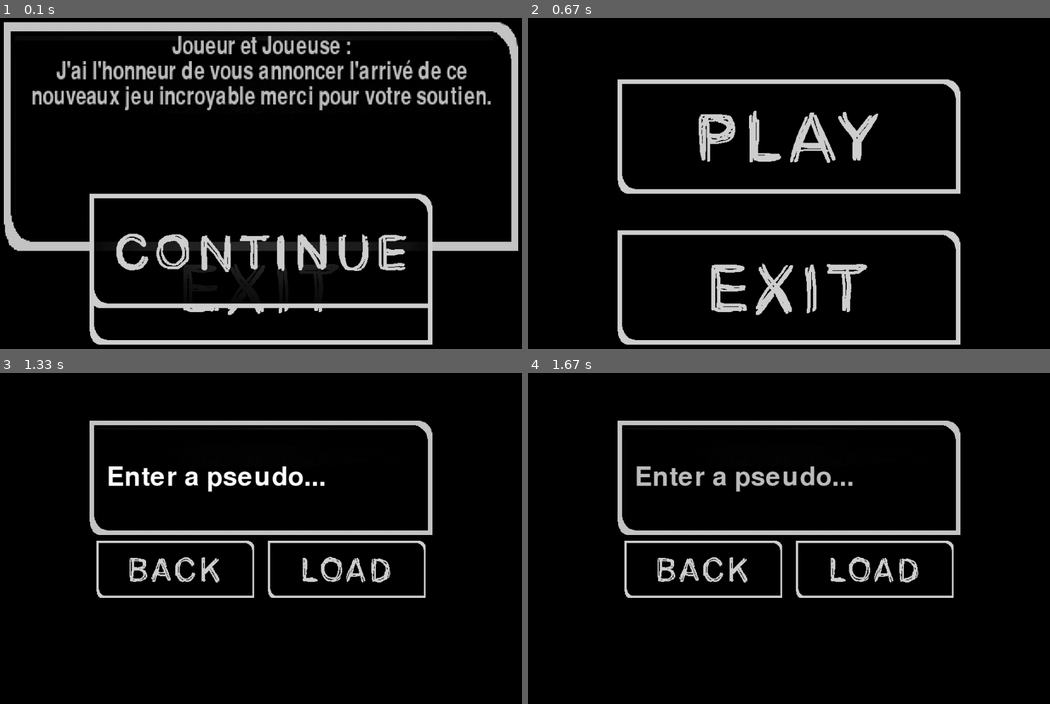
Above: before the commit, frames 1-4 (two rows, left to right).
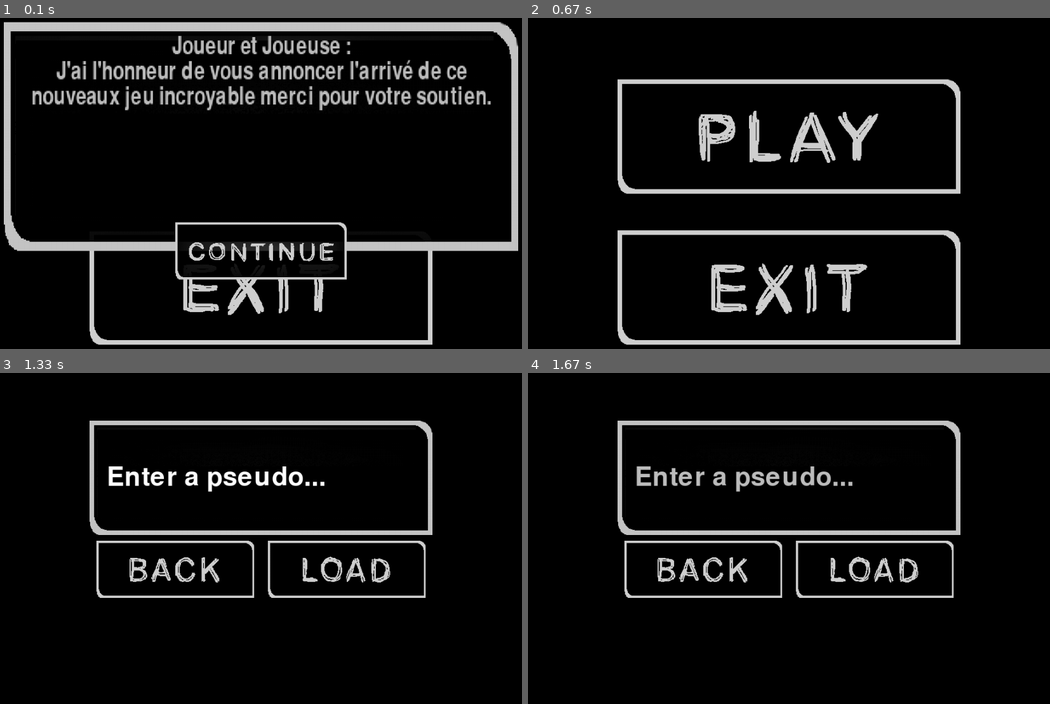
Above: after the commit, the same moments.

Repository: P4UL-M/Peer2peer-Pygame
Game: pygame game, started from main.py
The game is run twice, just before and just after one commit, with the same random seed, the same clock (stepped at 60 frames per second) and the same inputs.
Inputs (mouse positions are in pixels of both pictures, inside the frame that each line leads up to):
- Up to frame 1 (0.1 s): no input
- Up to frame 2 (0.67 s): click (768, 233) at 0.38 s
- Up to frame 3 (1.33 s): click (261, 492) at 0.72 s; press the mouse at (261, 478) at 1.03 s; move the mouse to (203, 485) at 1.13 s; release the mouse at (140, 495) at 1.27 s
- Up to frame 4 (1.67 s): press the mouse at (872, 568) at 1.37 s; move the mouse to (809, 495) at 1.47 s; release the mouse at (742, 419) at 1.6 s

The runs differ from the first frame. In frame 1, 6.7% of the frame differs, in the area x 17-83%, y 52-88%; in frame 2, nothing differs; in frame 3, nothing differs; in frame 4, nothing differs.

Commit message:
set_position with parent fix

Diff:
--- a/lib/pygame_menu.py
+++ b/lib/pygame_menu.py
@@ -66,23 +66,35 @@
         except FileNotFoundError:
             print("Your image doesn't seems to exist")
 
-    def set_position(self,pos:Vector2,TopLeft=False):
+    def set_position(self,pos:Vector2,TopLeft=False,parent=None):
         """
         attribue les valeur du vecteur à la position de l'image, si les valeur sont en float alors elle sont considérer comme un multiplicateur
         """
         x,y = None,None
         if TopLeft:
             if type(pos.x)==float:
-                x = int(_window.screen.get_width()*pos.x)
+                if parent:
+                    x = int(parent.surface.get_width()*pos.x) + parent.position.x
+                else:
+                    x = int(_window.screen.get_width()*pos.x)
             if type(pos.y)==float:
-                y = int(_window.screen.get_height()*pos.y)
-        else:
-            x = pos.x - self.surface.get_width()/2
-            y = pos.y - self.surface.get_height()/2
+                if parent:
+                    y = int(parent.surface.get_height()*pos.y) + parent.position.y
+                else:
+                    y = int(_window.screen.get_height()*pos.y)
+        else:
+            x = int(pos.x - self.surface.get_width()/2)
+            y = int(pos.y - self.surface.get_height()/2)
             if type(pos.x)==float:
-                x = int(_window.screen.get_width()*pos.x - self.surface.get_width()/2)
+                if parent:
+                    x = int(parent.surface.get_width()*pos.x - self.surface.get_width()/2) + parent.position.x
+                else:
+                    x = int(_window.screen.get_width()*pos.x - self.surface.get_width()/2)
             if type(pos.y)==float:
-                y = int(_window.screen.get_height()*pos.y - self.surface.get_height()/2)
+                if parent:
+                    y = int(parent.surface.get_height()*pos.y - self.surface.get_height()/2) + parent.position.y
+                else:
+                    y = int(_window.screen.get_height()*pos.y - self.surface.get_height()/2)
         self.position:Vector2 = Vector2(x or pos.x,y or pos.y)
         self.set_rect(Vector2(x or pos.x,y or pos.y))
 
@@ -295,6 +307,7 @@
 
     def add_button(self,func):
         _button = func()
+
         if type(_button) == Button:
             self.childs.append(_button)
             self.set_rect(self.position)
--- a/main.py
+++ b/main.py
@@ -61,11 +61,9 @@
             path=PATH / "assets" / "Continue.png",
             layer=_alert.layer
         )
-        pos = Vector2(
-            _alert.position.x + _button.surface.get_width()//4,
-            _alert.position.y + int(_button.surface.get_height()*1.5))
-
-        _button.set_position(pos,TopLeft=True)
+
+        _button.set_scale(Vector2(0.5,0.5))
+        _button.set_position(Vector2(0.5,1.0),parent=_alert)
 
         @_button.on_click
         def close():
Not shown, changed: README.md
